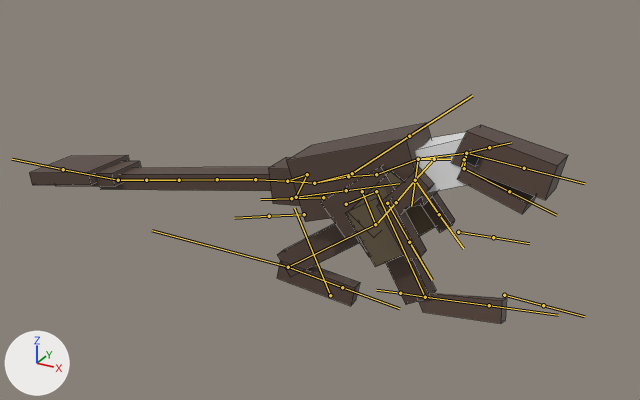
One commit to the FBX model Assets/Models/Characters/dino_dakotav2.fbx: the scene before it, then after it.
One viewpoint serves both versions: a camera (50 mm lens) standing at (6.18, -13.19, 7.49) and looking at (-1.26, 0.34, 0.72). The lights are fixed; the arrows at lower left show +X, +Y and +Z. Both versions are drawn at frame 2 of the action 'idle.002'; the numbers are the values there. The bones that bend it are drawn over the model as lines. Mesh edges are drawn as thin lines.
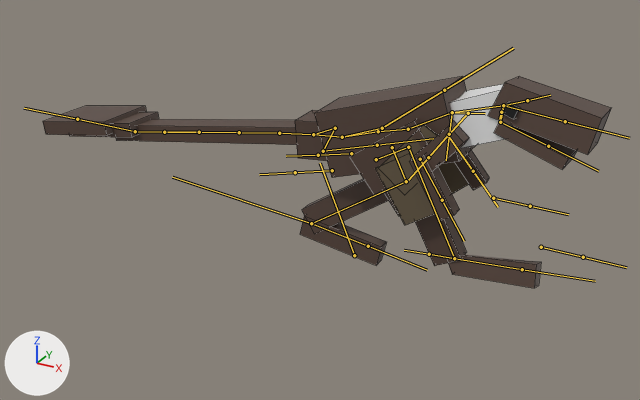
Edits to the scene script, one JSON object a line:
```json
{"block": "bone_rig_object", "where": "bone_rig_object = bpy.data.objects['Armature']  # the whole rig 'Armature'"}
{"op": "set", "path": "bone_rig_object.location", "old": "(-0.47, 0.0, 1.38)", "new": "(0.03, 0.0, 2.37)"}
{"block": "bone_bone", "where": "bone_bone = bpy.data.objects['Armature'].pose.bones['Bone']"}
{"op": "set", "path": "bone_bone.rotation_quaternion", "old": "(0.999, -0.04, 0.022, -0.004)", "new": "(1.0, -0.023, 0.014, 0.003)", "note": "degrees (-5, 3, -1) -> degrees (-3, 2, 0)"}
{"block": "bone_main_spine", "where": "bone_main_spine = bpy.data.objects['Armature'].pose.bones['Main_spine']  # child of 'Bone'"}
{"op": "set", "path": "bone_main_spine.rotation_quaternion", "old": "(0.997, -0.029, -0.019, -0.064)", "new": "(0.998, -0.022, -0.013, -0.052)", "note": "degrees (-3, -2, -7) -> degrees (-2, -2, -6)"}
{"block": "bone_lthigh", "where": "bone_lthigh = bpy.data.objects['Armature'].pose.bones['Lthigh']  # child of 'Lleg'"}
{"op": "set", "path": "bone_lthigh.rotation_quaternion", "old": "(1.0, -0.008, 0.0, 0.004)", "new": "(1.0, 0.005, 0.0, 0.016)", "note": "degrees (-1, 0, 0) -> degrees (1, 0, 2)"}
{"block": "bone_bone_001", "where": "bone_bone_001 = bpy.data.objects['Armature'].pose.bones['Bone.001']  # child of 'Main_spine'"}
{"op": "set", "path": "bone_bone_001.rotation_quaternion", "old": "(0.713, 0.683, 0.036, 0.156)", "new": "(0.719, 0.676, 0.033, 0.155)", "note": "degrees (86, -9, 16) -> degrees (85, -9, 16)"}
```

Where the change shows, as pixel boxes (x1, y1, x2, y2) in the pictures (640 x 400 px):
```json
{"object": "Cube.023", "change": "posed", "before": [29, 123, 568, 324], "after": [43, 76, 611, 288]}
{"bone": "Bone", "before": "(330, 295) to (294, 208)", "after": "(354, 255) to (320, 163)"}
{"bone": "Main_spine", "before": "(348, 176) to (376, 174)", "after": "(378, 131) to (408, 129)"}
{"bone": "Lthigh", "before": "(375, 224) to (288, 267)", "after": "(406, 181) to (311, 223)"}
{"bone": "Bone.001", "before": "(346, 204) to (376, 191)", "after": "(376, 159) to (408, 147)"}
```
